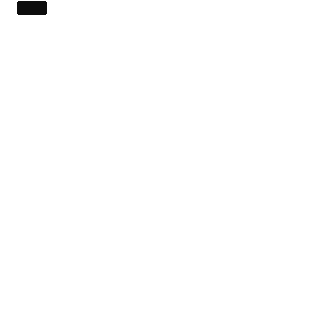
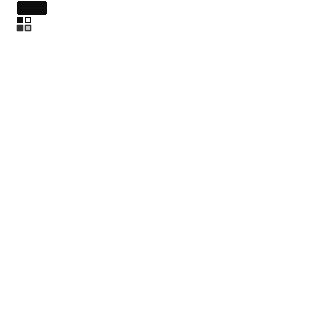
Before/after of a w=336, h=336 layered artwork. What changed in the layer stack:
painted on "Background" over [16, 17, 32, 32]
